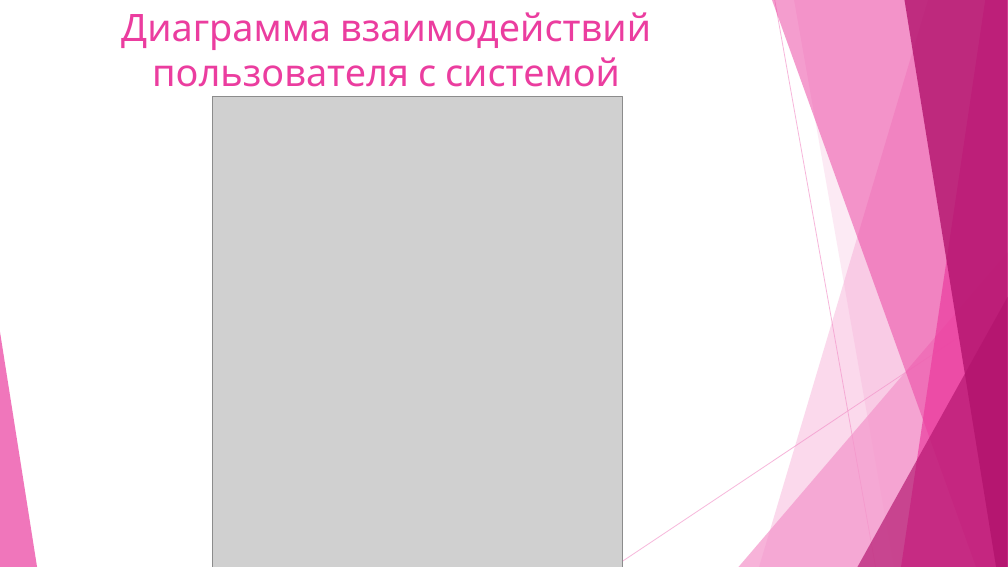
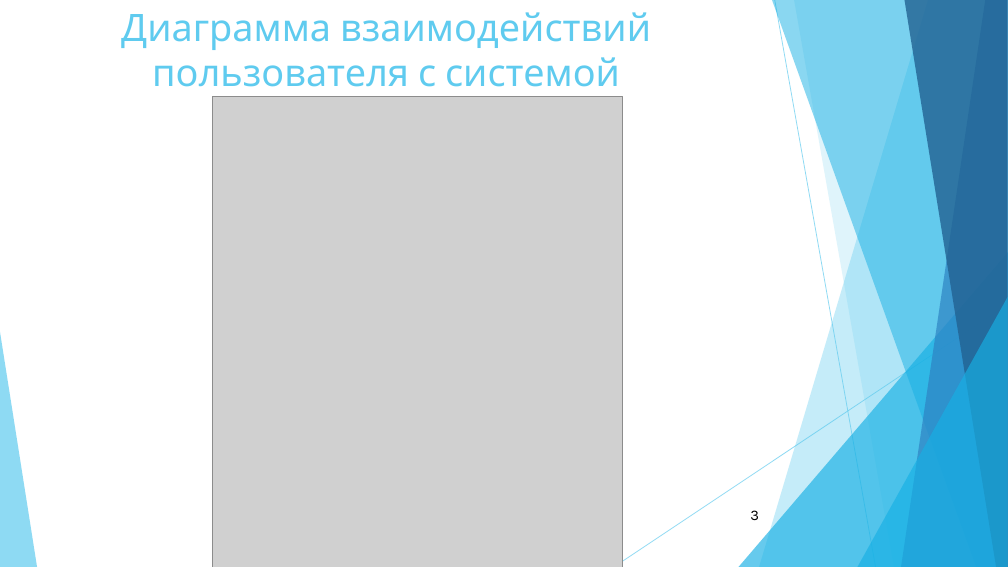
Before and after one commit to lamerocheg/Diplom, a slide deck: slide 3 of ПРЕЗЕНТАЦИЯ Бычков Евгений.pptx (slide 4 before the commit). Drawn at 1008x567 pixels with LibreOffice and Linux fonts; fonts in the diff are those of the drawing; grey boxes stand for pictures. Boxes give left, top, right and bottom in pixels: in the first picture for what was removed or moved away, otherwise in the second. Text is boxed around its words. In the diff, an @@ line names an element or a change of style, - is before the commit and + after.

```diff
--- a/ПРЕЗЕНТАЦИЯ Бычков Евгений.pptx
+++ b/ПРЕЗЕНТАЦИЯ Бычков Евгений.pptx
@@ title "Диаграмма взаимодействий пользователя с системой" at [121,12,651,97]: text colour #EB3D9F to #5FCBEF @@
@@ freeform shape at [759,0,1008,567]: fill #F496CB at 36% opacity to #5FCBEF at 36% opacity @@
@@ freeform shape at [772,0,1008,567]: fill #EB3D9F at 50% opacity to #17B0E4 at 50% opacity @@
@@ line (775, 0) - (876, 567): stroke #F496CB 0.75 pt to #5FCBEF 0.75 pt @@
@@ freeform shape at [794,0,1008,567]: fill #F496CB at 20% opacity to #5FCBEF at 20% opacity @@
@@ freeform shape at [901,0,1008,567]: fill #EB3D9F at 70% opacity to #2E83C3 at 70% opacity @@
@@ freeform shape at [904,0,1008,567]: fill #B2136D at 80% opacity to #226292 at 80% opacity @@
@@ triangle at [739,252,1008,567]: fill #F496CB at 72% opacity to #17B0E4 at 66% opacity @@
@@ triangle at [858,297,1008,567]: fill #B2136D at 66% opacity to #17B0E4 at 66% opacity @@
@@ line (1008, 305) - (614, 567): stroke #F496CB 0.75 pt to #5FCBEF 0.75 pt @@
@@ triangle at [0,332,37,567]: fill #EB3D9F at 70% opacity to #5FCBEF at 70% opacity @@
@@ page number added at [750,510,759,520], 14 pt, text #000000 @@
+3
```
Also in this commit, not shown: 8 other slides changed, 1 slide added, 2 slides removed, 3 other files.
